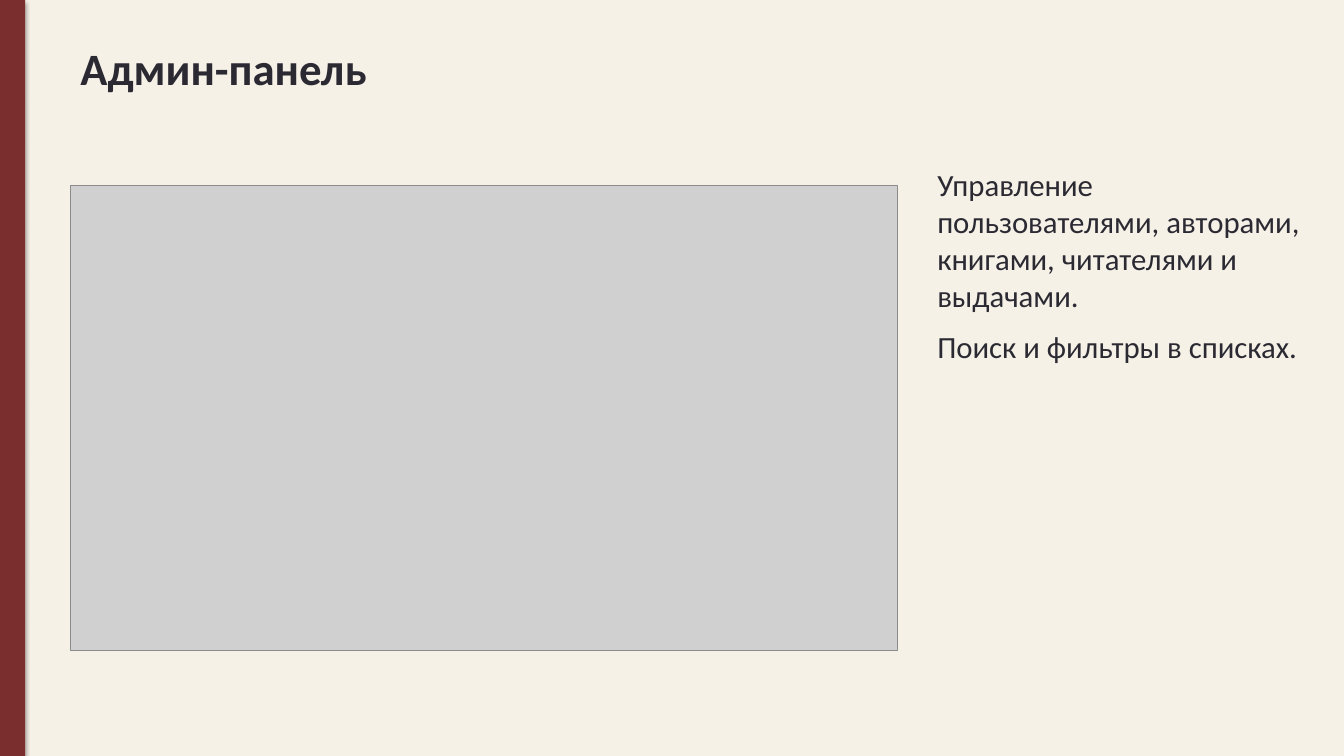
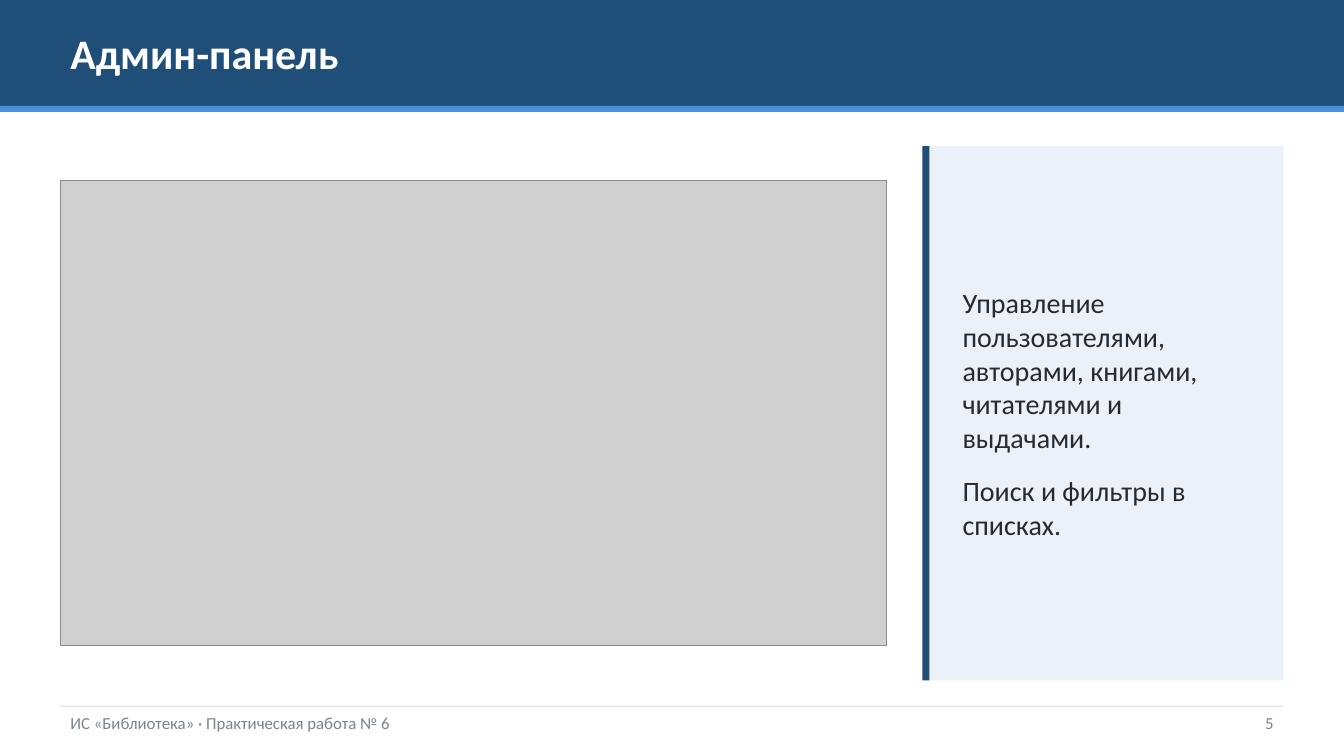
Before and after one commit to aaa111ws/MDK04.01-, a slide deck: slide 5 of pr6/Презентация.pptx. Drawn at 1344x756 pixels with LibreOffice and Linux fonts; fonts in the diff are those of the drawing; grey boxes stand for pictures. Boxes give left, top, right and bottom in pixels: in the first picture for what was removed or moved away, otherwise in the second. Text is boxed around its words. In the diff, an @@ line names an element or a change of style, - is before the commit and + after.

```diff
--- a/pr6/Презентация.pptx
+++ b/pr6/Презентация.pptx
@@ background #F6F1E7 to #FFFFFF @@
@@ rectangle removed at (0, 0, 25, 756) @@
@@ rectangle added at (0, 0, 1344, 106), fill #1F4E79 @@
@@ text "Админ-панель": place and size @@
-text "Админ-панель" at (80, 56, 366, 93)
+text "Админ-панель" at (70, 41, 338, 76)
@@ text "Админ-панель" at (70, 41, 338, 76): size 32 to 30 pt, text colour #2B2A33 to #FFFFFF; more space between paragraphs; vertical alignment top to middle @@
@@ rectangle added at (0, 106, 1344, 112), fill #4A90D9 @@
@@ rectangle added at (923, 146, 1284, 681), fill #EAF1F8 @@
@@ rectangle added at (923, 146, 930, 681), fill #1F4E79 @@
@@ text "Управление пользователями, авторами, книгами, читателями ...": place and size @@
-text "Управление пользователями, авторами, книгами, читателями ..." at (937, 176, 1299, 363)
+text "Управление пользователями, авторами, книгами, читателями ..." at (963, 295, 1197, 535)
@@ text "Управление пользователями, авторами, книгами, читателями ..." at (963, 295, 1197, 535): size 22 to 20 pt, text colour #2B2A33 to #262B33; more space between paragraphs; vertical alignment top to middle @@
@@ picture: place and size @@
-picture at (71, 186, 897, 650)
+picture at (60, 180, 887, 645)
@@ rectangle added at (60, 706, 1284, 707), fill #D0D7E0 @@
@@ text added at (70, 717, 389, 732), 12 pt, text #7A8490 @@
+ИС «Библиотека» · Практическая работа № 6
@@ text added at (1265, 718, 1273, 729), 12 pt, text #7A8490 @@
+5
```
Also in this commit, not shown: 11 other slides changed.
